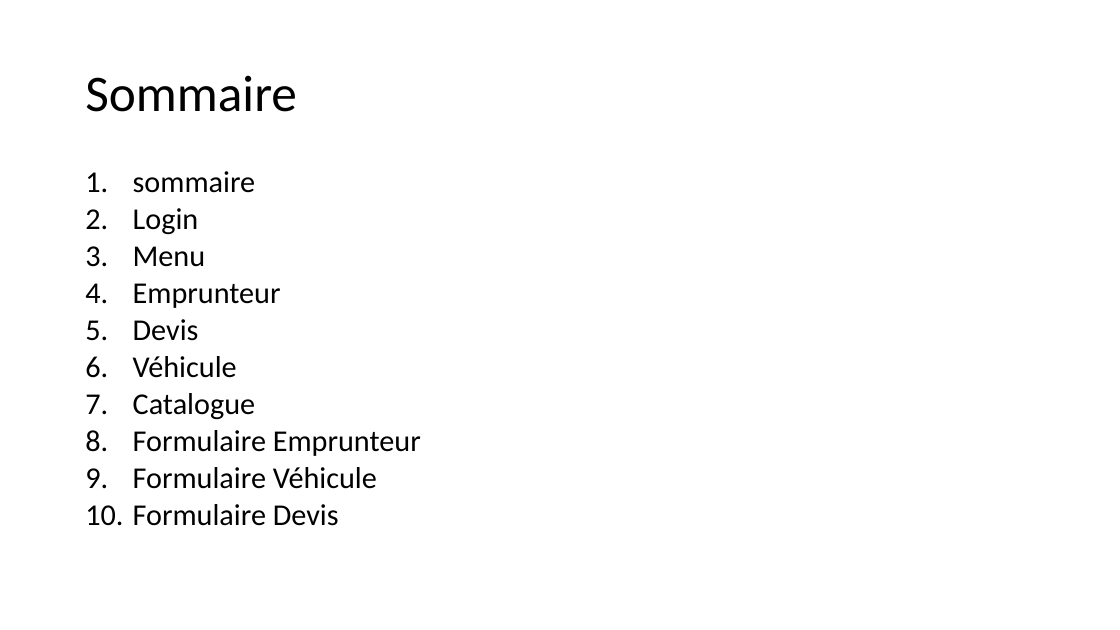
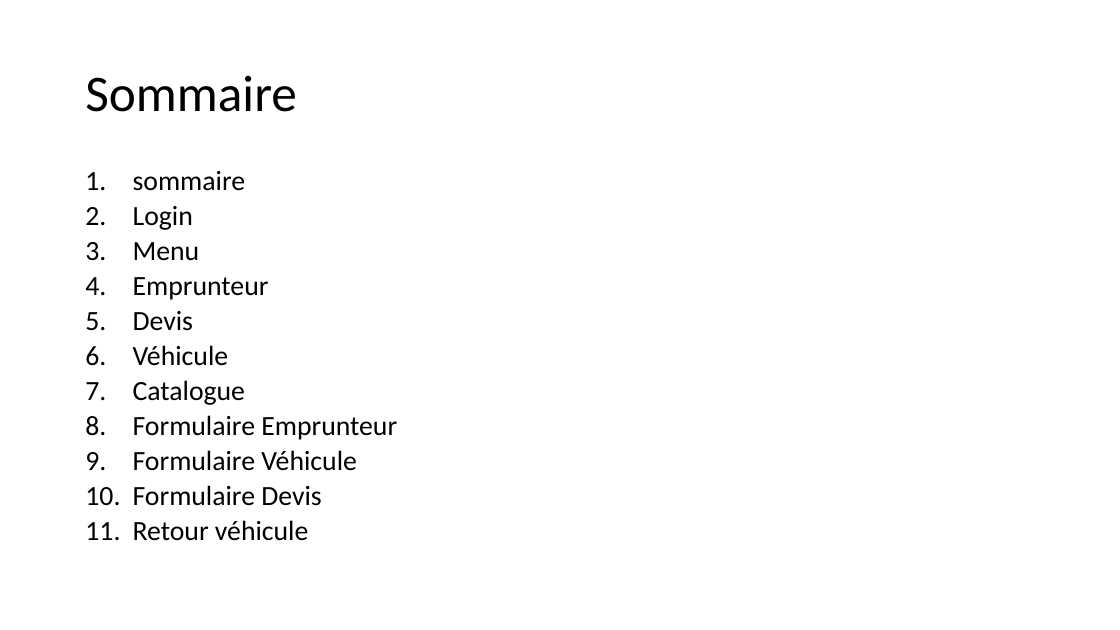
Before and after one commit to theaud/L3_project_java, a slide deck: slide 1 of src/Layout/Visuel_ecran.pptx. Drawn at 1120x630 pixels with LibreOffice and Linux fonts; fonts in the diff are those of the drawing. Boxes give left, top, right and bottom in pixels: in the first picture for what was removed or moved away, otherwise in the second. Text is boxed around its words. In the diff, an @@ line names an element or a change of style, - is before the commit and + after.

```diff
--- a/src/Layout/Visuel_ecran.pptx
+++ b/src/Layout/Visuel_ecran.pptx
@@ text at box(133, 171, 397, 506): size 25.9 to 23.8 pt in "sommaire", "Login", "Menu", "Emprunteur" and 6 more places @@
@@ text at box(133, 520, 308, 541): paragraph added @@
+11. Retour véhicule
```
Also in this commit, not shown: 4 other slides changed, 1 slide added, 12 other files.
